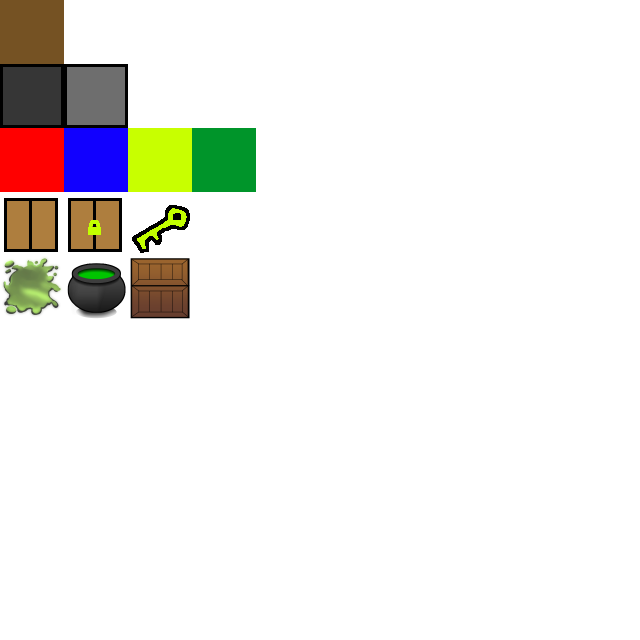
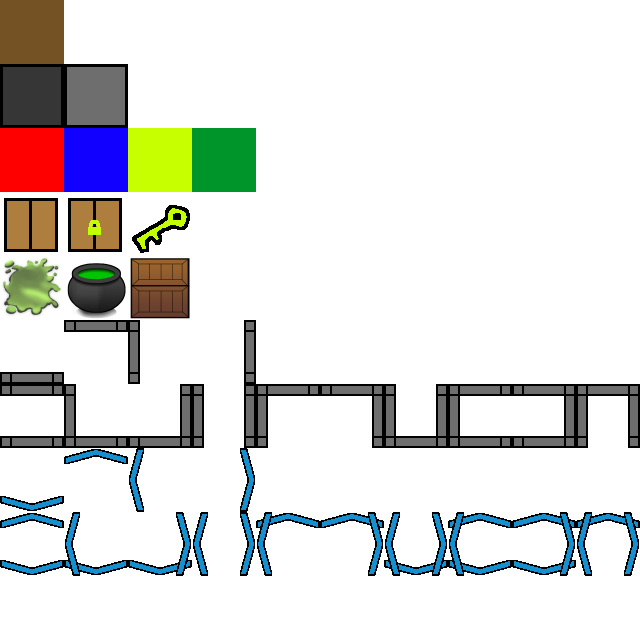
Revision of a layered 640 × 640 image; what changed, layer by layer:
added layer "CliffE copy #5" above "CliffE copy #4" over (176, 512, 191, 576)
added layer "CliffE copy #4" above "CliffE copy #3" over (240, 512, 255, 576)
added layer "CliffE copy #3" above "CliffE copy #2" over (368, 512, 383, 576)
added layer "CliffE copy #2" above "CliffE copy #1" over (432, 512, 447, 576)
added layer "CliffE copy #1" above "CliffE copy" over (560, 512, 575, 576)
added layer "CliffE copy" above "CliffE" over (624, 512, 639, 576)
added layer "CliffE" above "CliffW copy #5" over (240, 448, 255, 512)
added layer "CliffW copy #5" above "CliffW copy #4" over (65, 512, 80, 576)
added layer "CliffW copy #4" above "CliffW copy #3" over (193, 512, 208, 576)
added layer "CliffW copy #3" above "CliffW copy #2" over (257, 512, 272, 576)
added layer "CliffW copy #2" above "CliffW copy #1" over (385, 512, 400, 576)
added layer "CliffW copy #1" above "CliffW copy" over (449, 512, 464, 576)
added layer "CliffW copy" above "CliffW" over (577, 512, 592, 576)
added layer "CliffW" above "CliffN copy #5" over (129, 448, 144, 512)
added layer "CliffN copy #5" above "CliffN copy #4" over (256, 513, 320, 528)
added layer "CliffN copy #4" above "CliffN copy #3" over (320, 513, 384, 528)
added layer "CliffN copy #3" above "CliffN copy #2" over (448, 513, 512, 528)
added layer "CliffN copy #2" above "CliffN copy #1" over (512, 513, 576, 528)
added layer "CliffN copy #1" above "CliffN copy" over (576, 513, 640, 528)
added layer "CliffN copy" above "CliffN" over (0, 513, 64, 528)
added layer "CliffN" above "CliffS copy #5" over (64, 449, 128, 464)
added layer "CliffS copy #5" above "CliffS copy #4" over (0, 560, 64, 575)
added layer "CliffS copy #4" above "CliffS copy #3" over (64, 560, 128, 575)
added group "Barriers" with 28 layers above "cauldron.png" over (0, 320, 640, 448)
…and 33 more changes (33 added)
